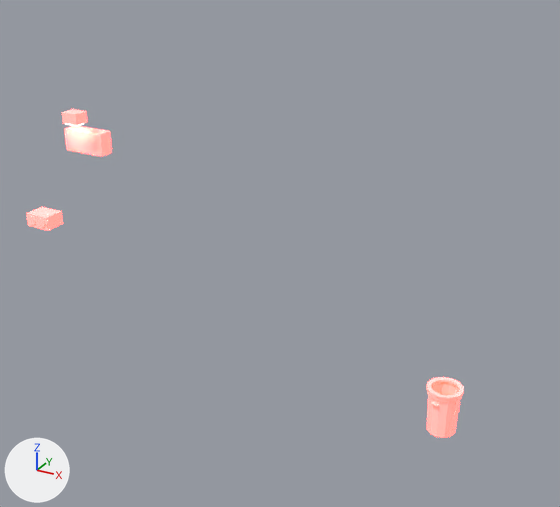
Two versions of the Blender file Assets/5. Models/BlenderFiles/PROPS/StructureCompilation.blend, one commit apart.
One viewpoint serves both versions: a 50 mm lens placed at (4.16, -15.84, 11.7), pointed at (-4.39, -0.28, 3.92). Every picture has the same lights, and +X, +Y and +Z are marked at lower left. The first picture is the older version.

In view in the first picture: 'DoorNumber', 'TrashNew' and 4 more.
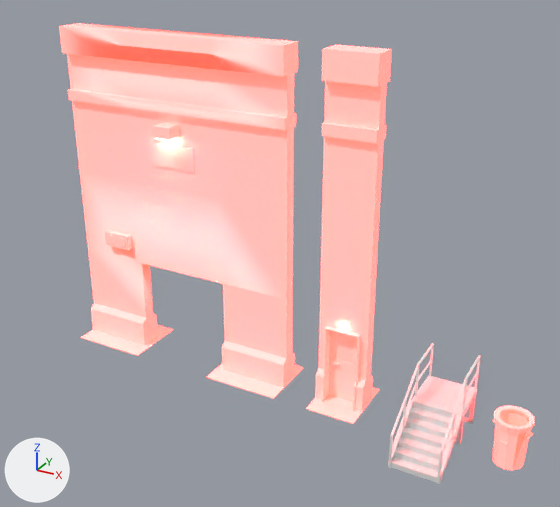
Changed parts and their boxes [x1, y1, x2, y2] in the pictures (560 x 507 px):
'DoorParent', shown: after [59, 23, 303, 399]
'ManDoor', shown: after [306, 45, 392, 424]
'Warehouse_Stairwell_Unit.002', added: after [388, 343, 481, 484]
'TrashNew', moved, turned: before [426, 377, 464, 438]; after [493, 405, 535, 470]
'DoorNumber', moved: before [65, 126, 112, 156]; after [153, 143, 195, 173]
'Door.001', shown: after [328, 331, 357, 402]
'DoorFrame', shown: after [321, 326, 360, 411]
'DoorLights', moved: before [26, 207, 63, 231]; after [105, 230, 132, 250]
'LightExterior', moved: before [62, 109, 87, 125]; after [153, 123, 179, 140]
'RedLight', moved: before [28, 216, 36, 225]; after [107, 235, 115, 244]
'GreenLight', moved: before [38, 219, 45, 228]; after [117, 238, 126, 247]
'DoorLight', shown: after [339, 324, 347, 330]

The change, as a list of edits to the scene's bpy script:
```text
Add mat_lowpolyshit:
    mat_lowpolyshit = principled_material('LowPolyShit')
    mat_lowpolyshit.base_color = (0.8, 0.8, 0.8)  # white #e7e7e7
Add me_cube_042:
    me_cube_042.from_pydata(...)  # 271 vertices, 247 faces; spans x -0.62..0.62, y -2.0..0.65, z 0.01..1.93
    me_cube_042.materials.append(mat_lowpolyshit)  # its picture is missing
Change ob_door_001:
    remove ob_door_001.hide_set(True)
Change ob_doorframe:
    remove ob_doorframe.hide_set(True)
Change ob_doorlight:
    remove ob_doorlight.hide_set(True)
Change ob_mandoor:
    remove ob_mandoor.hide_set(True)
Change ob_doorparent:
    remove ob_doorparent.hide_set(True)
    ob_doorparent.location: (-10.62, 0.0, 0.0) -> (-7.58, 0.0, 0.0)
Change ob_trashnew:
    ob_trashnew.location: (0.0, 0.0, 0.0) -> (1.75, -0.42, 0.0)
    ob_trashnew.rotation_euler: (0.0, 0.0, 0.0) -> (0.0, 0.0, -1.58)  # degrees (0, 0, 0) -> degrees (0, 0, -91)
Add ob_warehouse_stairwell_unit_002:
    ob_warehouse_stairwell_unit_002 = bpy.data.objects.new('Warehouse_Stairwell_Unit.002', me_cube_042)
    ob_warehouse_stairwell_unit_002.location = (0.0, 0.0, 0.0)
    ob_warehouse_stairwell_unit_002.scale = (1.01, 1.0, 1.0)
```
